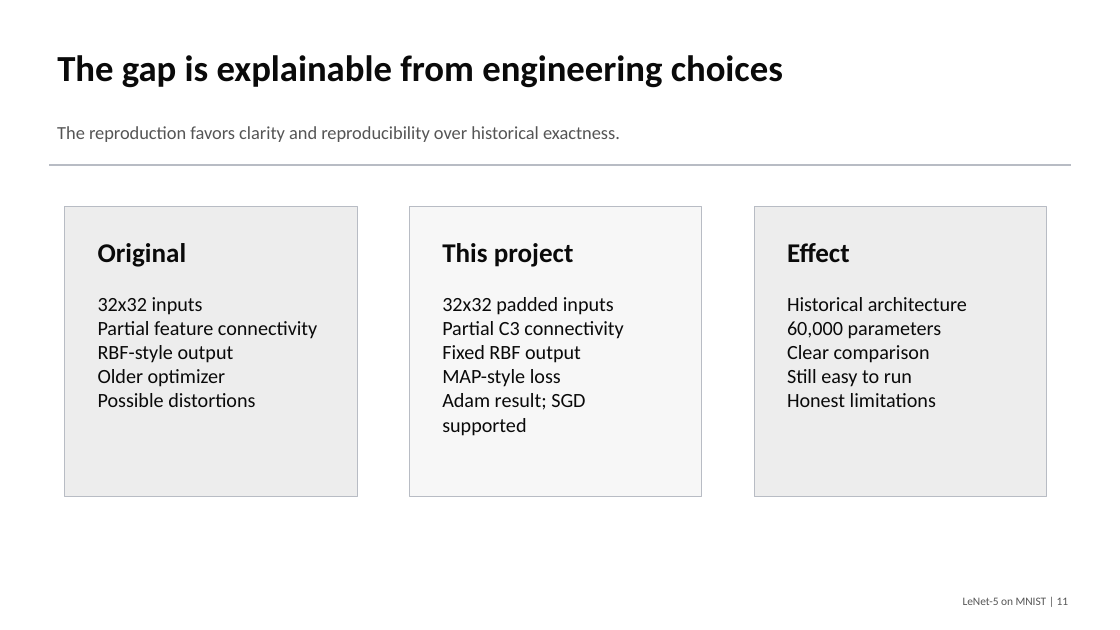
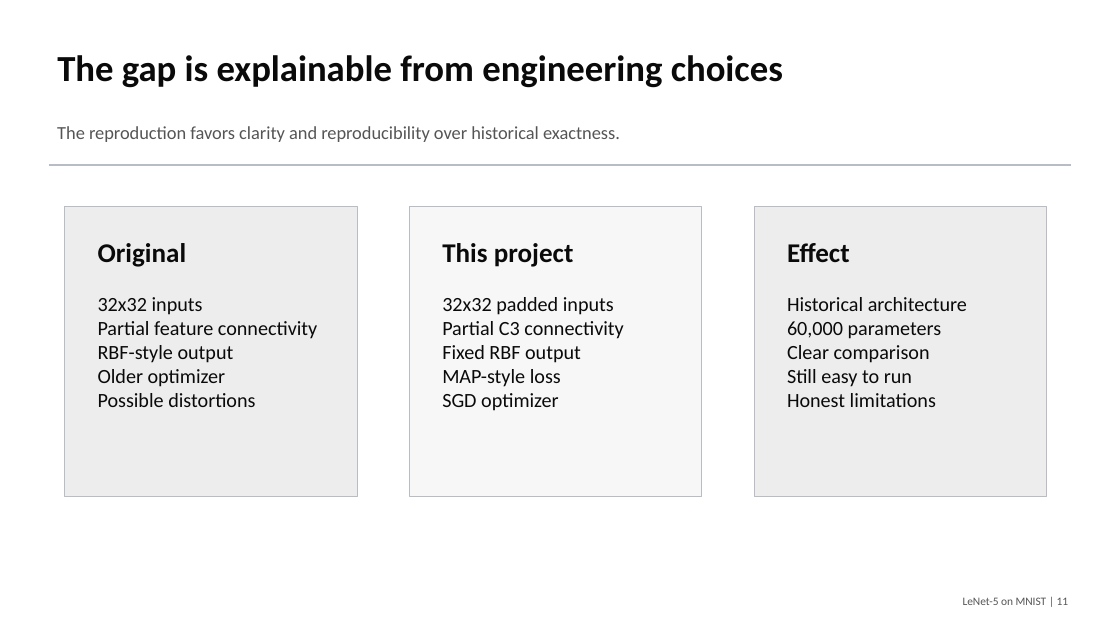
Before and after one commit to macbehnke/NN_funds_project, a slide deck: slide 11 of slides/LeNet5_MNIST_Final_Presentation.pptx. Drawn at 1120x630 pixels with LibreOffice and Linux fonts; fonts in the diff are those of the drawing. Boxes give left, top, right and bottom in pixels: in the first picture for what was removed or moved away, otherwise in the second. Text is boxed around its words. In the diff, an @@ line names an element or a change of style, - is before the commit and + after.

Commit message:
Update materials for SGD LeNet results

```diff
--- a/slides/LeNet5_MNIST_Final_Presentation.pptx
+++ b/slides/LeNet5_MNIST_Final_Presentation.pptx
@@ text at <box>442,393,559,411</box>: text changed @@
-Adam result; SGD supported
+SGD optimizer
```
Also in this commit, not shown: 7 other slides changed, 4 other files.
